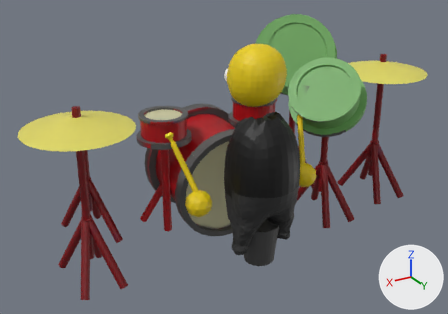
The Blender file src_assets/musician/garage musician drums.blend as it was, and as the next commit left it.
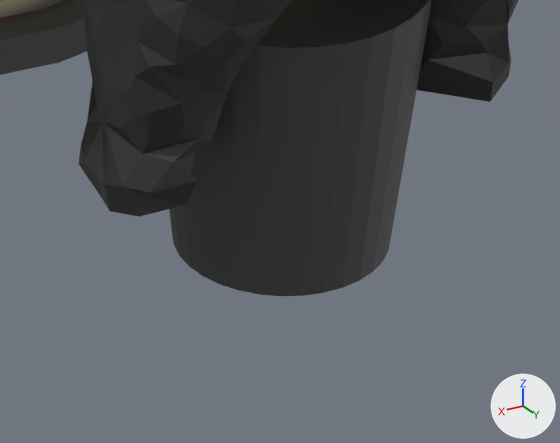
Each version is shown whole from a 50 mm lens placed at (7.87, 11.3, 5.99), pointed at (-0.08, -1.94, -0.64), then close up on the part from 49% to 66% of the width and 72% to 91% of the height. Every picture has the same lights, and +X, +Y and +Z are marked at lower right.

Names of what the first close-up shows: 'Big drum', 'Player.001'.
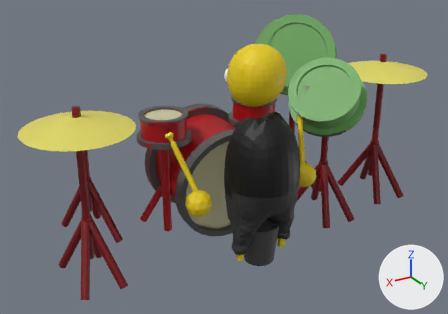
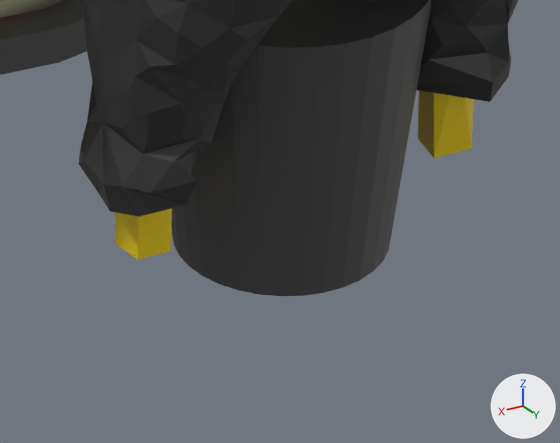
Where the change shows, as pixel boxes [x1, y1, x2, y2] in the close-ups (560 x 443 px):
'Player.001', reshaped
    before: [78, 0, 518, 217]
    after: [78, 0, 518, 260]
part 1 of me_icosphere_014, added (yellow)
    after: [115, 90, 474, 260]

The edits, one by one:
me_icosphere_014 is used by ob_player_001; location (0.001, -0.042, -0.763); scale (0.332, 0.332, 0.332).
me_icosphere_014 had 1721 vertices, 2073 faces and spanned x -6.1..6.1, y -3.6..2.6, z -4.7..10.6.
me_icosphere_014 now has 1742 vertices, 2091 faces and spans x -6.1..6.1, y -3.6..2.6, z -5.4..10.6.
Part 1, on me_icosphere_014:
15 vertices are added at x -2.2..2.1, y -0.1..0.5, z -5.4..-4.1.
6 new vertices lie (0.0, 0.0, 1.3) away from vertices in x -2.2..2.1, y -0.1..0.4, z -5.4.
18 new faces join them, mat_skin_002.
